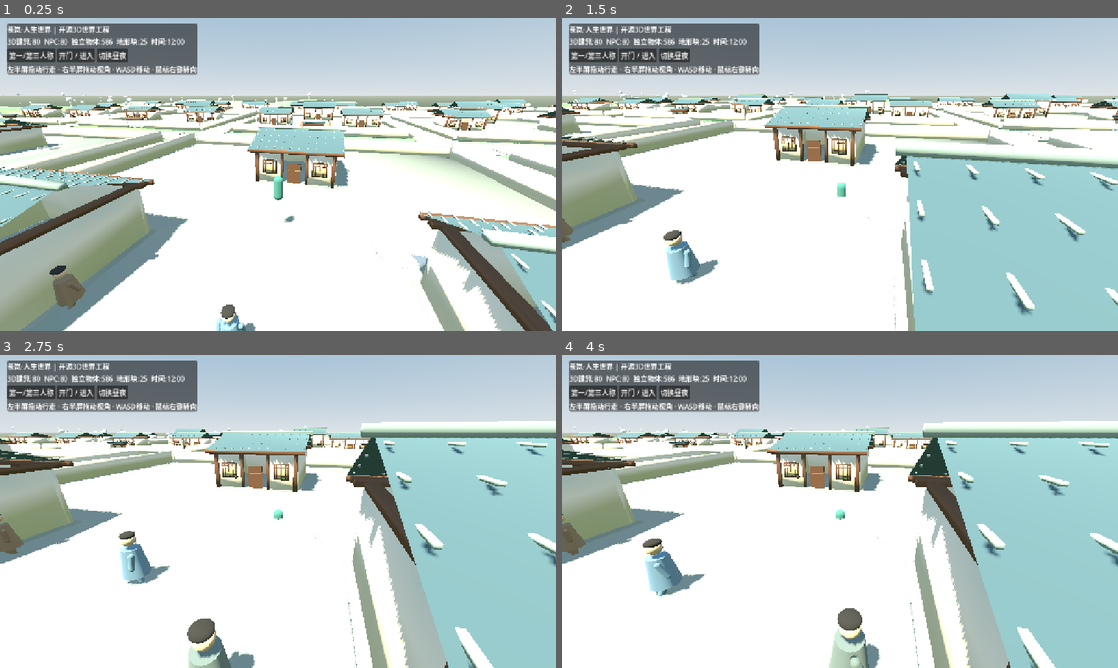
Above: before the commit, frames 1-4 (two rows, left to right).
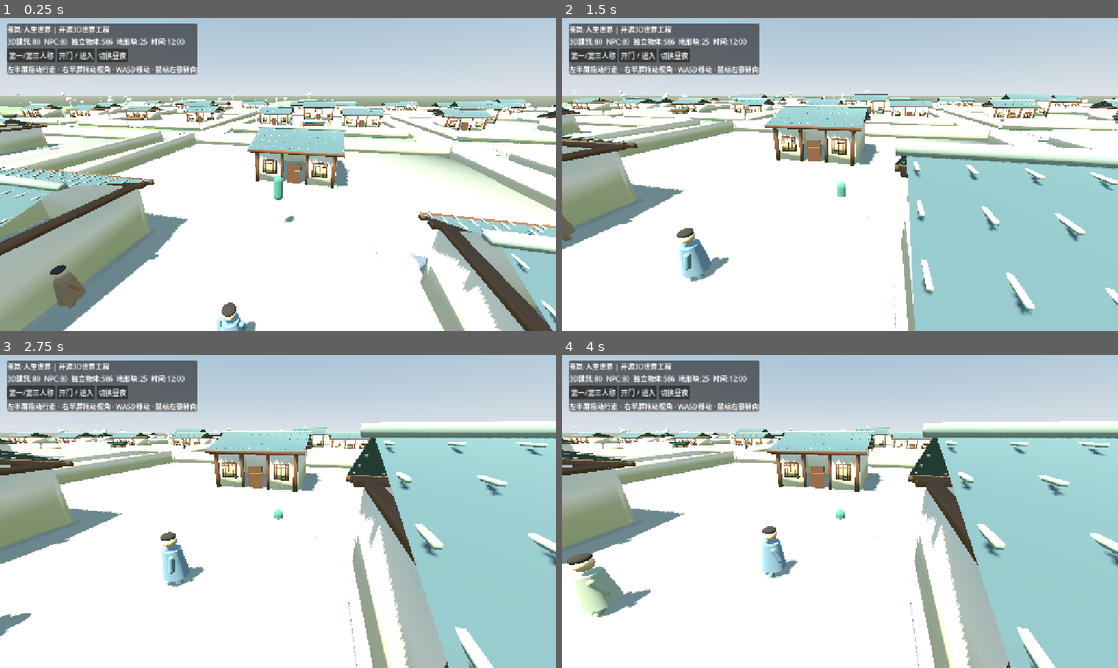
Above: after the commit, the same moments.

Repository: 160701541-cell/xinyanshuo
Game: Godot game, scene res://scenes/main.tscn
Same seed, same stepped clock (60 frames per second), same inputs: the game is played once before the commit and once after it.
Inputs (mouse positions are in pixels of both pictures, inside the frame that each line leads up to):
- Up to frame 1 (0.25 s): no input
- Up to frame 2 (1.5 s): move the mouse to (962, 158) at 0.52 s; hold D 0.53-1.25 s; hold Shift 0.53-1.25 s; click (962, 158) at 0.67 s; drag from (728, 190) to (812, 237) at 1.27 s
- Up to frame 3 (2.75 s): move the mouse to (333, 442) at 2.02 s; hold D from 2.03 s (still down); hold Shift from 2.03 s (still down)
- Up to frame 4 (4 s): release D at 2.75 s; release Shift at 2.75 s; drag from (812, 574) to (673, 464) at 2.77 s; move the mouse to (1006, 558) at 3.52 s; hold A from 3.53 s (still down); hold Shift from 3.53 s (still down)

The runs differ from the first frame. In frame 1, 0.2% of the frame differs, in the area x 8-60%, y 32-100%; in frame 2, 1.2%; in frame 3, 3.1%; in frame 4, 4.4%, in the area x 0-59%, y 29-100%.

Commit message:
feat(original-3d): generate all 80 live NPC IDs via authentic Canglan WorldState and sync validated movement

Diff:
--- a/game-source/godot3d/scripts/world_main.gd
+++ b/game-source/godot3d/scripts/world_main.gd
@@ -8,11 +8,16 @@
 const Props = preload("res://scripts/prop_factory.gd")
 const Citizen = preload("res://scripts/npc_agent.gd")
 const Interiors = preload("res://scripts/interior_factory.gd")
+# Authentic earlier Canglan 3D economy/identity source has been audited and
+# safely migrated to the PUBLIC repository without any signing credentials.
+const OriginalWorldState = preload("res://scripts/world_state.gd")
+const OriginalWorldBridge = preload("res://scripts/world_state_bridge.gd")
 const CHUNK_SIZE: float = 96.0
 const VISIBLE_RADIUS: int = 2
 
 var seed: int = 20261016
 var rules: RefCounted
+var authoritative_world: RefCounted
 var building_factory: RefCounted
 var interior_factory: RefCounted
 var citizen_nodes: Array[Node3D] = []
@@ -46,6 +51,7 @@
 var _npc_clock: float = 0
 
 func _ready() -> void:
+	authoritative_world = OriginalWorldState.new()
 	rules = Rules.new()
 	rules.call("configure",seed)
 	building_factory = Buildings.new()
@@ -171,12 +177,17 @@
 				settlement_root.add_child(building)
 				structures[home_id] = building
 			for n in range(4):
-				var id := "NPC-HX-%08d" % (ordinal*4+n+1)
 				var civil: Node3D = Citizen.new()
 				var x: float = center.x + float(n-2)*4.1
 				var z: float = center.z+8.4+float(n%2)*4.0
 				var y: float = float(rules.call("height_at",x,z))
-				civil.call("setup",id,(ordinal+n)%10,Vector3(x,y,z),rules,avatar)
+				var spawn := Vector3(x,y,z)
+				var canonical_id: String = authoritative_world.call("create_actor",
+					"苍岚居民%03d" % (ordinal*4+n+1),spawn)
+				var id: String = OriginalWorldBridge.actor_public_code(authoritative_world,canonical_id)
+				assert(not id.is_empty(),"Original WorldState identity generator failed")
+				civil.call("setup",id,(ordinal+n)%10,spawn,rules,avatar)
+				civil.set_meta("canonical_id",canonical_id)
 				npc_root.add_child(civil)
 				citizen_nodes.append(civil)
 	_make_streets()
@@ -343,6 +354,10 @@
 		_npc_clock = 11.0
 		for citizen in citizen_nodes:
 			citizen.call("set_hour",_hour)
+			var canonical_id: String = String(citizen.get_meta("canonical_id",""))
+			if not canonical_id.is_empty():
+				OriginalWorldBridge.sync_actor(authoritative_world,canonical_id,
+					citizen.global_position,11.0)
 		_refresh_light()
 
 func _refresh_status_throttled(delta: float) -> void:
@@ -500,6 +515,7 @@
 	var prop_stats: Dictionary = prop_root.call("stats") if prop_root != null else {}
 	return {"source":"PUBLIC_GODOT3D","seed":seed,"terrain_chunks":chunk_nodes.size(),
 		"buildings_and_yards":structures.size(),"npc_ids":citizen_nodes.size(),
+		"original_world_actor_entities":OriginalWorldBridge.identity_count(authoritative_world),
 		"world_props":int(prop_stats.get("independent_prop_ids",0)),
 		"batched_instances":int(prop_stats.get("visible_mesh_instances",0)),
 		"inside":_inside,"license":"MIT engine; original procedural geometry",
